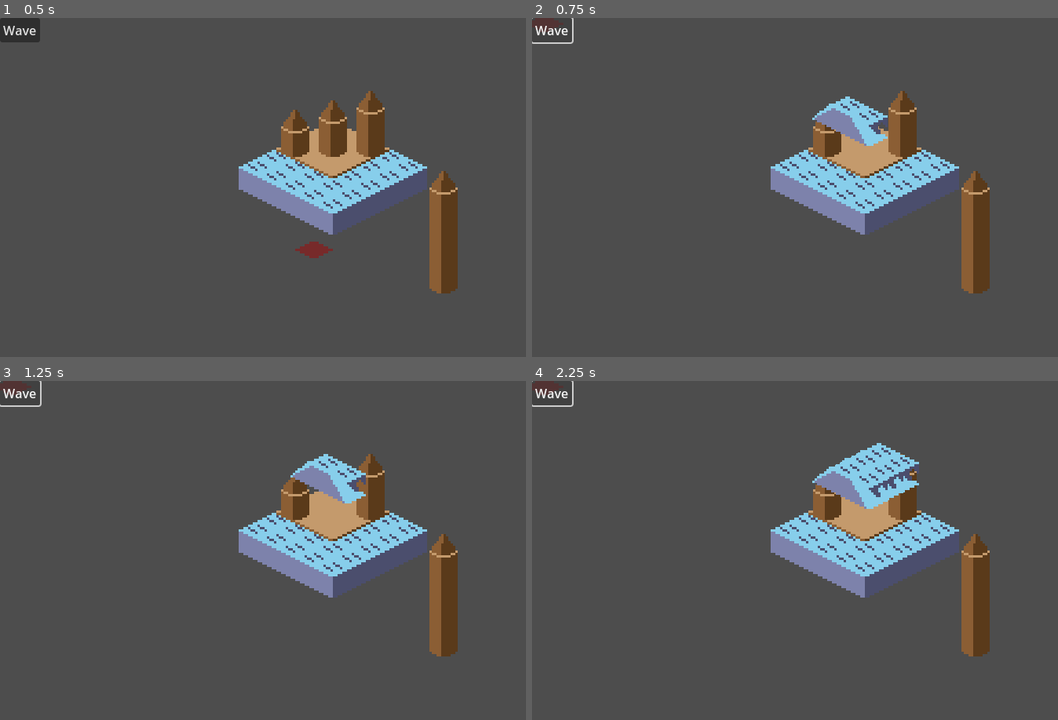
Above: before the commit, frames 1-4 (two rows, left to right).
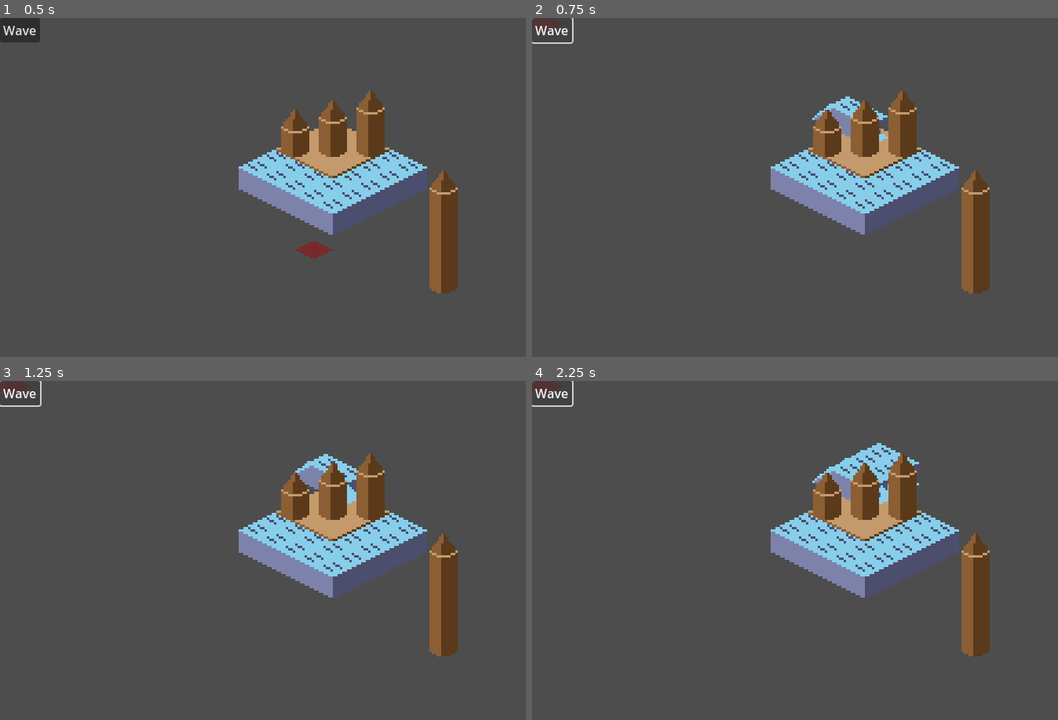
Above: after the commit, the same moments.

Repository: macmist/game-off-2025-waves
Game: Godot game, scene res://scene.tscn
The game is run twice, just before and just after one commit, with the same random seed, the same clock (stepped at 60 frames per second) and the same inputs.
Inputs:
- Up to frame 1 (0.5 s): no input
- Up to frame 2 (0.75 s): click "Wave" at 0.5 s
- Up to frame 3 (1.25 s): no input
- Up to frame 4 (2.25 s): click "Wave" at 1.25 s; click "Wave" at 2 s

Frame 1 is identical in both runs. In frame 2, 0.9% of the frame differs, in the area x 54-66%, y 24-41%; in frame 3, 0.9%; in frame 4, 1.3%, in the area x 54-74%, y 21-41%.

Commit message:
feat: breaking wave into multiple parts

Diff:
--- a/components/towers/tower.gd
+++ b/components/towers/tower.gd
@@ -44,17 +44,19 @@
 	if collisions.size() > 0:
 		var col = collisions[0];
 		var shape = RectangleShape2D.new()
-		shape.size.x = 14
-		shape.size.y = tile_size.y / 2 * size
+		shape.size.x = 10
+		shape.size.y = tile_size.y / 2 * (size + 1)
 		col.shape = shape
 		col.position.y = - col.shape.size.y / 2 + tile_size.y
 		col.position.x = 0
 		print(col.shape)
 
 
-func remove_layers(layers_to_remove: int = 1):
+# Return true if destroyed
+func remove_layers(layers_to_remove: int = 1) -> bool:
 	if size <= layers_to_remove:
 		queue_free()
+		return true
 	var count = layers.get_child_count()
 	for i in range(layers_to_remove):
 		layers.remove_child(layers.get_child(0))
@@ -64,21 +66,23 @@
 		child.position = Vector2(0, - i * tile_size.y / 2)
 	size -= layers_to_remove
 	_update_collision_shape()
+	return false
 
 
 
 
-func damage(amount: int):
+func damage(amount: int) -> bool:
 	var layers_to_remove = 0
 	while amount > 0:
 		var a = resistance % resistance_per_tile
 		if a > 0:
 			resistance -= a
-			amount -=a
+			amount -= a
 			layers_to_remove += 1
 		else:
 			layers_to_remove +=  amount / resistance_per_tile
 			resistance -= amount
 			amount -= amount
 	if layers_to_remove > 0:
-		remove_layers(layers_to_remove)
+		return remove_layers(layers_to_remove)
+	return false
--- a/components/towers/tower.tscn
+++ b/components/towers/tower.tscn
@@ -7,6 +7,8 @@
 [sub_resource type="RectangleShape2D" id="RectangleShape2D_yfuoc"]
 
 [node name="Tower" type="RigidBody2D"]
+z_index = 2
+y_sort_enabled = true
 mass = 0.001
 gravity_scale = 0.0
 freeze = true
--- a/components/waves/Wave.tscn
+++ b/components/waves/Wave.tscn
@@ -2,15 +2,8 @@
 
 [ext_resource type="Script" path="res://wave.gd" id="1_qw8cp"]
 
-[node name="Wave" type="RigidBody2D"]
+[node name="Wave" type="Node2D"]
 z_index = 1
+y_sort_enabled = true
 position = Vector2(267, 224)
-freeze = true
-freeze_mode = 1
-contact_monitor = true
-max_contacts_reported = 1
 script = ExtResource("1_qw8cp")
-
-[node name="CollisionPolygon2D" type="CollisionPolygon2D" parent="."]
-
-[connection signal="body_entered" from="." to="." method="_on_body_entered"]
--- a/components/waves/wave_end_NE.tscn
+++ b/components/waves/wave_end_NE.tscn
@@ -1,8 +1,14 @@
-[gd_scene load_steps=2 format=3 uid="uid://8b18hw05m6a2"]
+[gd_scene load_steps=3 format=3 uid="uid://8b18hw05m6a2"]
 
+[ext_resource type="Script" path="res://components/waves/wave_part.gd" id="1_85fv3"]
 [ext_resource type="Texture2D" uid="uid://suk08b7n40vh" path="res://isometrictiles.png" id="1_hdfb4"]
 
-[node name="WaveStart" type="Node2D"]
+[node name="WaveStart" type="RigidBody2D"]
+freeze = true
+freeze_mode = 1
+contact_monitor = true
+max_contacts_reported = 1
+script = ExtResource("1_85fv3")
 
 [node name="Sprite2D" type="Sprite2D" parent="."]
 texture_filter = 1
@@ -10,3 +16,7 @@
 hframes = 4
 vframes = 3
 frame = 7
+
+[node name="CollisionPolygon2D" type="CollisionPolygon2D" parent="."]
+position = Vector2(0, 1)
+polygon = PackedVector2Array(0, 6, -6, 3, -6, -5, 0, -8)
--- a/components/waves/wave_end_NW.tscn
+++ b/components/waves/wave_end_NW.tscn
@@ -1,8 +1,14 @@
-[gd_scene load_steps=2 format=3 uid="uid://bgon28ymxx446"]
+[gd_scene load_steps=3 format=3 uid="uid://bgon28ymxx446"]
 
+[ext_resource type="Script" path="res://components/waves/wave_part.gd" id="1_63efa"]
 [ext_resource type="Texture2D" uid="uid://suk08b7n40vh" path="res://isometrictiles.png" id="1_io6mg"]
 
-[node name="WaveStart" type="Node2D"]
+[node name="WaveStart" type="RigidBody2D"]
+freeze = true
+freeze_mode = 1
+contact_monitor = true
+max_contacts_reported = 1
+script = ExtResource("1_63efa")
 
 [node name="Sprite2D" type="Sprite2D" parent="."]
 texture_filter = 1
@@ -10,3 +16,6 @@
 hframes = 4
 vframes = 3
 frame = 10
+
+[node name="CollisionPolygon2D" type="CollisionPolygon2D" parent="."]
+polygon = PackedVector2Array(0, 7, 7, 4, 7, -4, 0, -7)
--- a/components/waves/wave_generator.gd
+++ b/components/waves/wave_generator.gd
@@ -52,7 +52,7 @@
 	end_tile.position =  Vector2(offset_x * dir_x + dir_x * (wave_size + 1) * tile_size.x / 2, offset_y + (wave_size + 1) * tile_size.y / 2)
 	wave.add_child(end_tile)
 	points.append(end_tile.position)
-	_create_collision_polygon(points, wave)
+	#_create_collision_polygon(points, wave)
 	if start_position != null:
 		wave.start_point = start_position
 		print("start at", start_position)
@@ -60,35 +60,6 @@
 		print("setting direction", direction)
 		wave.direction = direction
 	get_tree().root.add_child(wave)
-
-func _create_collision_polygon(points: Array[Vector2], root: Node2D) -> void:
-	if points.is_empty():
-		return
-
-	var half_w = collision_width / 2.0
-
-	# The polygon will be built along the tile line, offset perpendicular by half width
-	var poly_points: Array[Vector2] = []
-
-	# Compute perpendicular vector for width offset
-	var step_vec = (points[-1] - points[0]).normalized()
-	var perp_vec = Vector2(-step_vec.y, step_vec.x) * half_w
-
-	# Build top and bottom edges
-	for p in points:
-		poly_points.append(p + perp_vec)
-	points.reverse()
-	for p in points:
-		poly_points.append(p - perp_vec)
-
-
-	var collisions = root.find_children("*", "CollisionPolygon2D")
-	if collisions.size() > 0:
-		var col = collisions[0];
-		col.polygon = poly_points
-		root.move_child(col, -1)
-	else:
-		print ("not foun")
 
 
 func _on_button_pressed() -> void:
--- a/components/waves/wave_middle.tscn
+++ b/components/waves/wave_middle.tscn
@@ -1,8 +1,14 @@
-[gd_scene load_steps=2 format=3 uid="uid://6umr3i1j8v47"]
+[gd_scene load_steps=3 format=3 uid="uid://6umr3i1j8v47"]
 
 [ext_resource type="Texture2D" uid="uid://suk08b7n40vh" path="res://isometrictiles.png" id="1_jbyan"]
+[ext_resource type="Script" path="res://components/waves/wave_part.gd" id="1_xmgrm"]
 
-[node name="WaveStart" type="Node2D"]
+[node name="WaveMiddle" type="RigidBody2D"]
+freeze = true
+freeze_mode = 1
+contact_monitor = true
+max_contacts_reported = 1
+script = ExtResource("1_xmgrm")
 
 [node name="Sprite2D" type="Sprite2D" parent="."]
 texture_filter = 1
@@ -10,3 +16,9 @@
 hframes = 4
 vframes = 3
 frame = 4
+
+[node name="CollisionPolygon2D" type="CollisionPolygon2D" parent="."]
+position = Vector2(0, 4)
+polygon = PackedVector2Array(0, 3, 7, 0, 7, -8, 0, -11, -7, -8, -7, 0)
+
+[connection signal="body_entered" from="." to="." method="_on_body_entered"]
--- /dev/null
+++ b/components/waves/wave_part.gd
@@ -0,0 +1,18 @@
+extends RigidBody2D
+class_name WavePart
+
+
+func hit():
+	queue_free()
+
+
+func _on_body_entered(body: Node) -> void:
+	print("entered collision, ", body)
+	if body is Tower:
+		print("it is a tower")
+		var destroyed = body.damage(20)
+		print("destroyed tower? ", destroyed)
+		if !destroyed: # The object was too strong and the wave gets destroyed
+			hit()
+
+	pass # Replace with function body.
--- /dev/null
+++ b/components/waves/wave_part.tscn
@@ -0,0 +1,10 @@
+[gd_scene load_steps=2 format=3 uid="uid://bc15ty5npswib"]
+
+[ext_resource type="Script" path="res://components/waves/wave_part.gd" id="1_aqe8p"]
+
+[node name="WavePart" type="RigidBody2D"]
+freeze = true
+freeze_mode = 1
+contact_monitor = true
+max_contacts_reported = 1
+script = ExtResource("1_aqe8p")
--- a/components/waves/wave_start_NE.tscn
+++ b/components/waves/wave_start_NE.tscn
@@ -1,8 +1,14 @@
-[gd_scene load_steps=2 format=3 uid="uid://bxt71xxq58knm"]
+[gd_scene load_steps=3 format=3 uid="uid://bxt71xxq58knm"]
 
+[ext_resource type="Script" path="res://components/waves/wave_part.gd" id="1_063dm"]
 [ext_resource type="Texture2D" uid="uid://suk08b7n40vh" path="res://isometrictiles.png" id="1_bee3u"]
 
-[node name="WaveStart" type="Node2D"]
+[node name="WaveStart" type="RigidBody2D"]
+freeze = true
+freeze_mode = 1
+contact_monitor = true
+max_contacts_reported = 1
+script = ExtResource("1_063dm")
 
 [node name="Sprite2D" type="Sprite2D" parent="."]
 texture_filter = 1
@@ -10,3 +16,6 @@
 hframes = 4
 vframes = 3
 frame = 8
+
+[node name="CollisionPolygon2D" type="CollisionPolygon2D" parent="."]
+polygon = PackedVector2Array(0, -1, 0, 7, -4, 5, -6, 4)
--- a/components/waves/wave_start_NW.tscn
+++ b/components/waves/wave_start_NW.tscn
@@ -1,8 +1,14 @@
-[gd_scene load_steps=2 format=3 uid="uid://btpj7h6gt6p6s"]
+[gd_scene load_steps=3 format=3 uid="uid://btpj7h6gt6p6s"]
 
+[ext_resource type="Script" path="res://components/waves/wave_part.gd" id="1_eyvub"]
 [ext_resource type="Texture2D" uid="uid://suk08b7n40vh" path="res://isometrictiles.png" id="1_tkng3"]
 
-[node name="WaveStart" type="Node2D"]
+[node name="WaveStart" type="RigidBody2D"]
+freeze = true
+freeze_mode = 1
+contact_monitor = true
+max_contacts_reported = 1
+script = ExtResource("1_eyvub")
 
 [node name="Sprite2D" type="Sprite2D" parent="."]
 texture_filter = 1
@@ -10,3 +16,6 @@
 hframes = 4
 vframes = 3
 frame = 9
+
+[node name="CollisionPolygon2D" type="CollisionPolygon2D" parent="."]
+polygon = PackedVector2Array(0, 7, 6, 4, 0, -1)
--- a/level_generator.gd
+++ b/level_generator.gd
@@ -57,7 +57,7 @@
 	var global = map_to_local(position)
 	var tower = TOWER.instantiate()
 	tower.position = global + Vector2(0, -4)
-	tower.z_index = 1
+	#tower.z_index = 1
 	tower.size = height
 	print("local ", position, "global ", global)
 	add_child(tower)
--- a/wave.gd
+++ b/wave.gd
@@ -1,4 +1,4 @@
-extends RigidBody2D
+extends Node2D
 
 class_name Wave
 
@@ -35,11 +35,3 @@
 func explode_and_quit():
 	# TODO: animate wave exploding
 	queue_free()
-
-
-func _on_body_entered(body: Node) -> void:
-	print("entered collision, ", body)
-	if body is Tower:
-		print("it is a tower")
-		body.damage(20)
-	pass # Replace with function body.
Not shown, changed: export_presets.cfg
